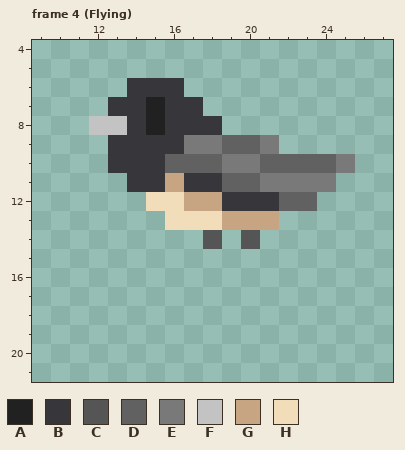
File history of a pixel-art file, Assets/Graphics/Characters/Birds/Junco.aseprite. The first picture shows the starting point.
32x32 pixels, 6 frames. Colours within 5 levels of each other are drawn and written as one. Shown: frame 4 (Flying): x 9..27, y 4..21. The commit also changed other frames, which this record leaves out.
Palette (. is transparent): A #212121  B #37373b  C #555555  D #616161  E #797979  F #c3c3c3  G #c7a583  H #f2ddbb
Pixels before, frame 4 (Flying), first column x 12:
 6 ..BBB.........
 7 .BBABB........
 8 FFBABBB.......
 9 .BBBBEEDDE....
10 .BBBDDDEEDDDDE
11 ..BBGBBDDEEEE.
12 ...HHGGBBBDD..
13 ....HHHGGG....
14 ......C.C.....
After:
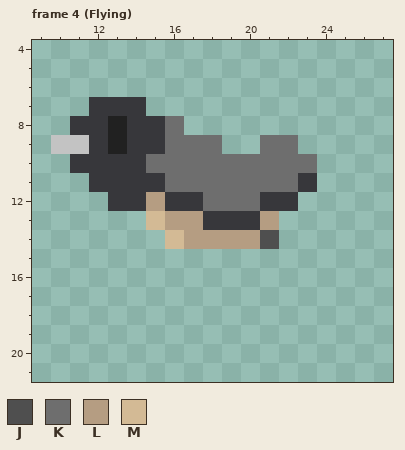
Colours new in this view: J #4f4f4f  K #6e6e6e  L #b59d82  M #d3ba95
Changes in this commit:
Changed rows in their new state; - is an unchanged pixel.
Frame 4 (Flying), layer "Layer 1":
first column x 10:
 6 ----...---------
 7 --B--...--------
 8 -BBA-BK..-------
 9 FFBA--KKK..KK---
10 -BB--KKKKKKKKK..
11 --BB--KKKKKKKB.-
12 ---BBLBBKKK-B.--
13 -----MLLBBBL----
14 ------MLLLLJ----
Changed places in both pictures, as pixel boxes (x1, y1, x2, y2):
changed: (51, 78, 355, 249)
